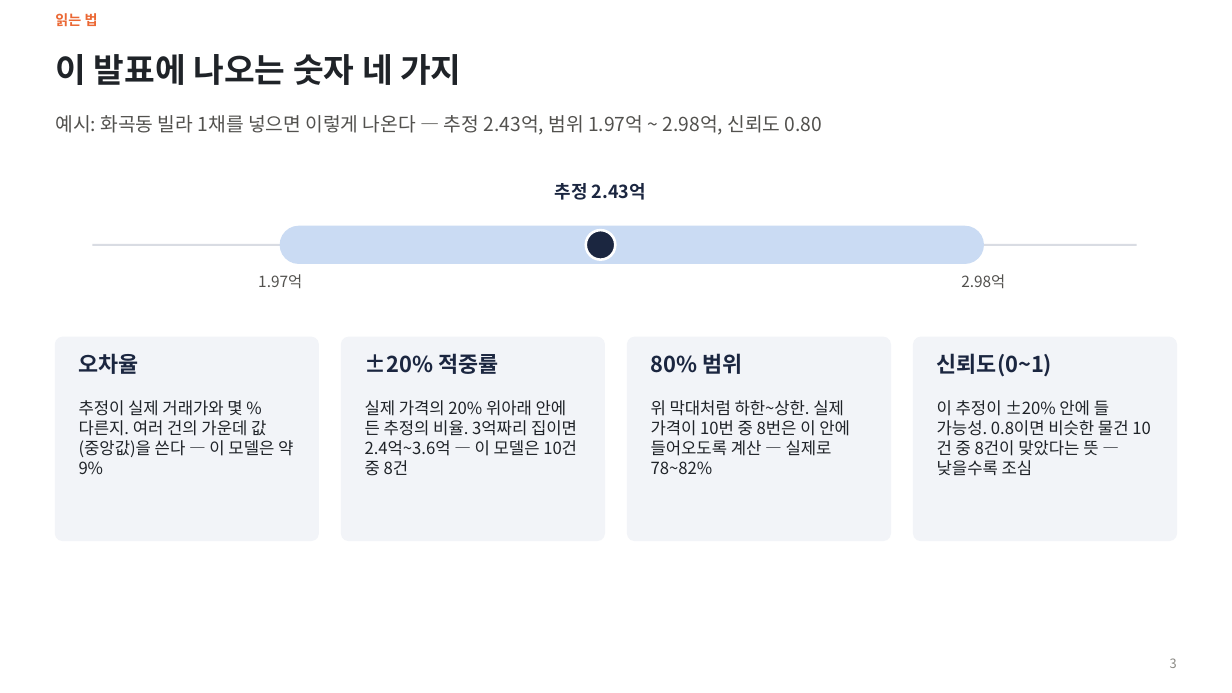
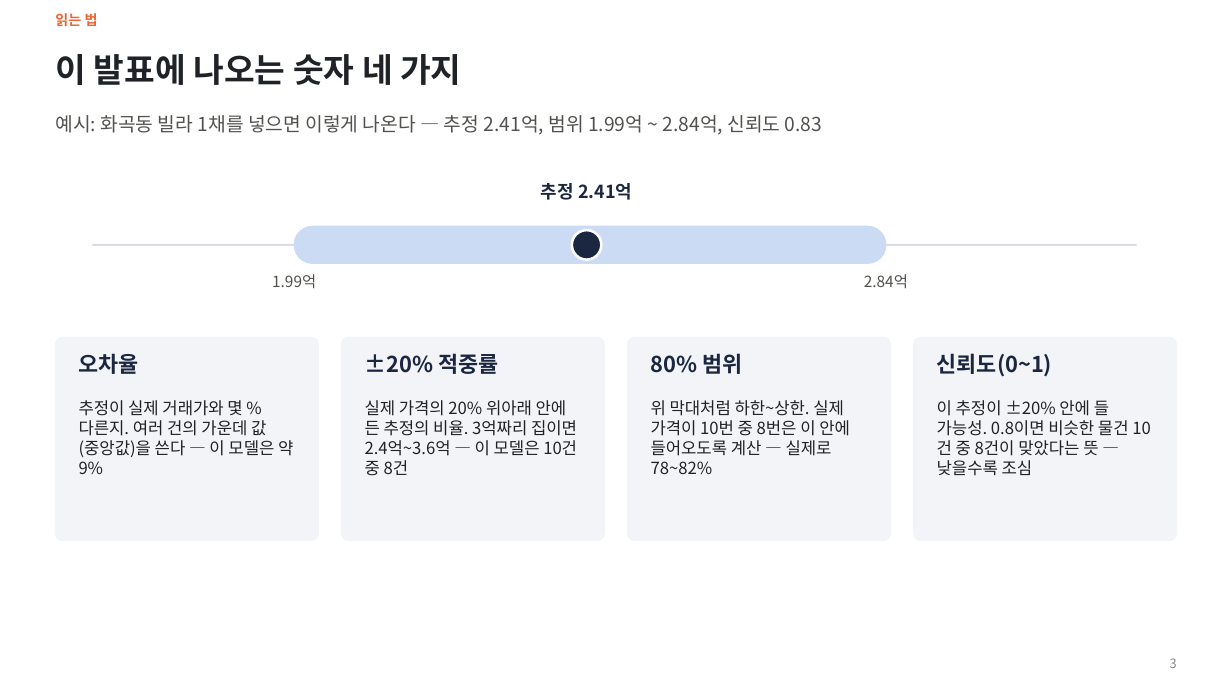
Before and after one commit to KimInSeok-DA/DA_Seoul_Villa_AVM, a slide deck: slide 3 of presentation/AVM_발표.pptx. Drawn at 1232x693 pixels with LibreOffice and Linux fonts; fonts in the diff are those of the drawing. Boxes give left, top, right and bottom in pixels: in the first picture for what was removed or moved away, otherwise in the second. Text is boxed around its words. In the diff, an @@ line names an element or a change of style, - is before the commit and + after.

Commit message:
문서·PPT: 철거된 건물 거래 제외 반영과 숫자 갱신
- README 결과 표·데이터·환경 변수, PPT 재료, 용어사전, 진행 과정, 1007_13·15 수치 갱신
- PPT 데이터 다듬기·자체 검증·신뢰도·크게 틀린 사례·예시·부록 수치, AI 활용 장 문서·PR 수
- HANDOFF·작업일지·AI 활용 기록

```diff
--- a/presentation/AVM_발표.pptx
+++ b/presentation/AVM_발표.pptx
@@ text at [55,115,822,135]: text changed @@
-예시: 화곡동 빌라 1채를 넣으면 이렇게 나온다 — 추정 2.43억, 범위 1.97억 ~ 2.98억, 신뢰도 0.80
+예시: 화곡동 빌라 1채를 넣으면 이렇게 나온다 — 추정 2.41억, 범위 1.99억 ~ 2.84억, 신뢰도 0.83
@@ text at [541,183,632,200]: text changed @@
-추정 2.43억
+추정 2.41억
@@ rounded rectangle: place and size @@
-rounded rectangle at [280,226,983,263]
+rounded rectangle at [294,226,885,263]
@@ ellipse: place and size @@
-ellipse at [586,230,616,260]
+ellipse at [572,230,602,260]
@@ text at [272,274,316,288]: text changed @@
-1.97억
+1.99억
@@ text at [864,274,908,288]: text changed @@
-2.98억
+2.84억
```
Also in this commit, not shown: 11 other slides changed, 10 other files.
